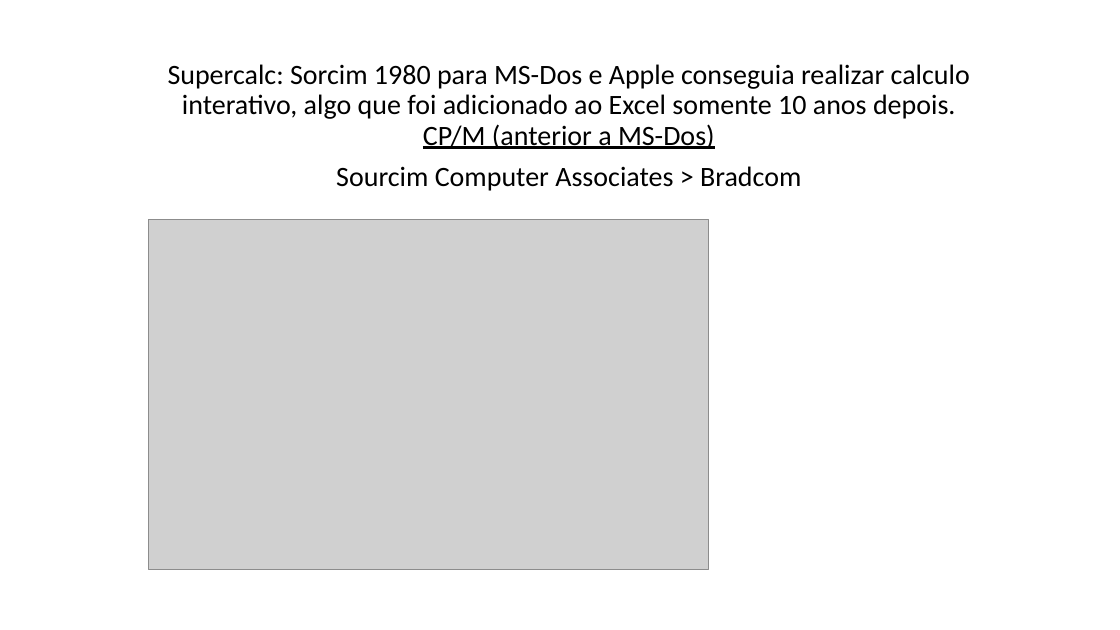
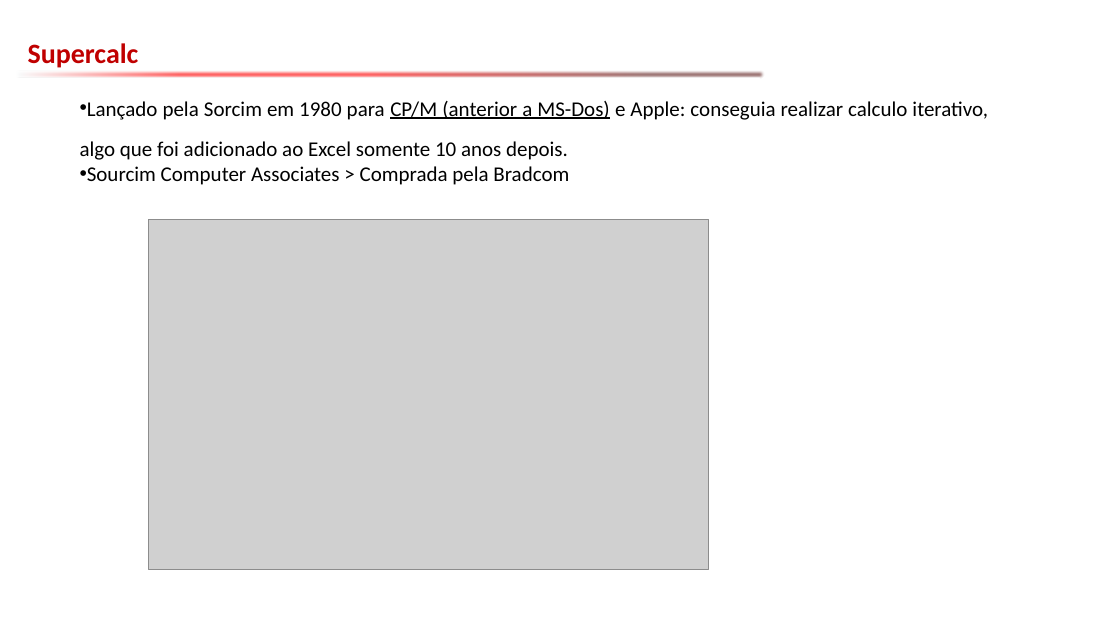
Before and after one commit to emerson-fenrir/Excel_Basico, a slide deck: slide 8 of Aula2.pptx (slide 3 before the commit). Drawn at 1120x630 pixels with LibreOffice and Linux fonts; fonts in the diff are those of the drawing; grey boxes stand for pictures; background and template pictures are left out. Boxes give left, top, right and bottom in pixels: in the first picture for what was removed or moved away, otherwise in the second. Text is boxed around its words. In the diff, an @@ line names an element or a change of style, - is before the commit and + after.

```diff
--- a/Aula2.pptx
+++ b/Aula2.pptx
@@ text added at (x1=28, y1=43, x2=139, y2=68), 24 pt, text #C00000, bold @@
+Supercalc
@@ right arrow added at (x1=16, y1=68, x2=765, y2=81), fill gradient #F6FBFC to #FF0000 to #632523 @@
@@ subtitle at (x1=80, y1=101, x2=988, y2=185): text changed; size 24 to 18 pt @@
-Supercalc: Sorcim 1980 para MS-Dos e Apple conseguia realizar calculo interativo, algo que foi adicionado ao Excel somente 10 anos depois. CP/M (anterior a MS-Dos)
-Sourcim Computer Associates > Bradcom
+• Lançado pela Sorcim em 1980 para CP/M (anterior a MS-Dos) e Apple: conseguia realizar calculo iterativo, algo que foi adicionado ao Excel somente 10 anos depois.
+• Sourcim Computer Associates > Comprada pela Bradcom
```
Also in this commit, not shown: 32 other slides changed, 11 slides added, 3 slides removed, 2 other files.
